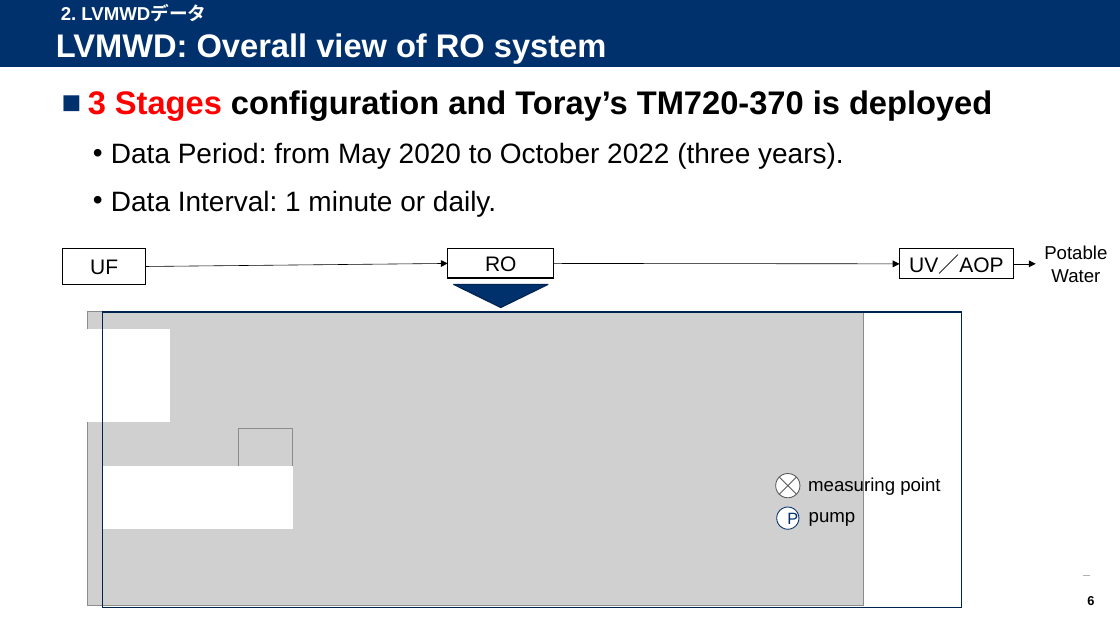
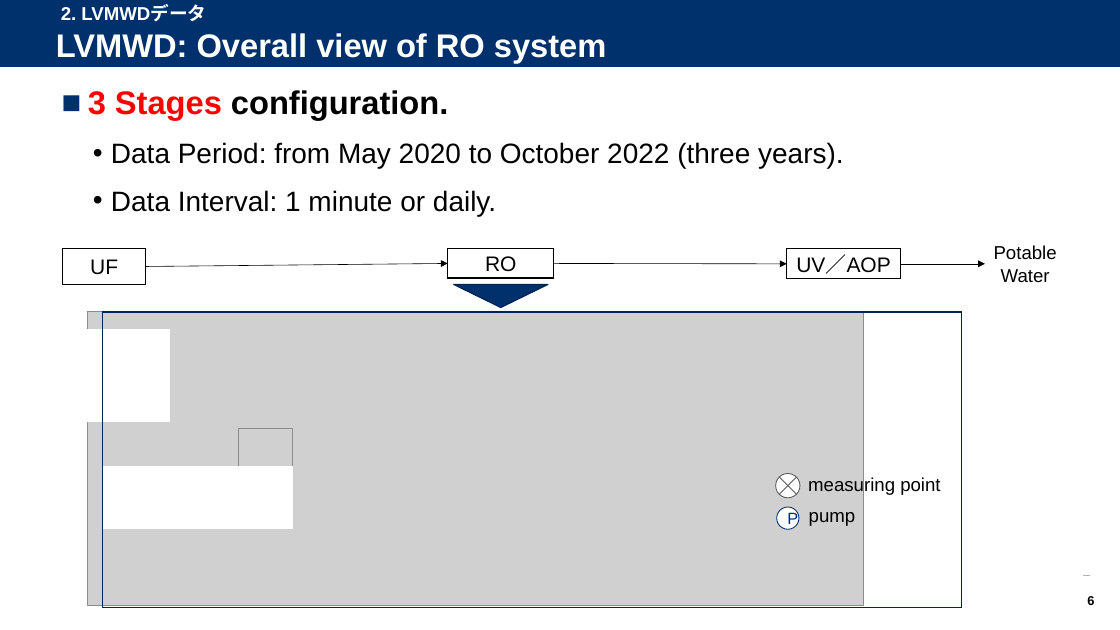
Before and after one commit to watarukumagai-git/opt, a slide deck: slide 6 of Reuse_Water/230207_米国再生水NAWI LVMWD 水質予測_rev.0.pptx. Drawn at 1120x630 pixels with LibreOffice and Linux fonts; fonts in the diff are those of the drawing; grey boxes stand for pictures; background and template pictures are left out. Boxes give left, top, right and bottom in pixels: in the first picture for what was removed or moved away, otherwise in the second. Text is boxed around its words. In the diff, an @@ line names an element or a change of style, - is before the commit and + after.

```diff
--- a/Reuse_Water/230207_米国再生水NAWI LVMWD 水質予測_rev.0.pptx
+++ b/Reuse_Water/230207_米国再生水NAWI LVMWD 水質予測_rev.0.pptx
@@ text at (88, 90, 448, 120): text changed @@
-■ 3 Stages configuration and Toray’s TM720-370 is deployed
+■ 3 Stages configuration.
@@ text "Potable Water": place and size @@
-text "Potable Water" at (1044, 245, 1107, 282)
+text "Potable Water" at (994, 245, 1057, 282)
@@ arrow moved from (554, 264) - (900, 264) to (554, 264) - (787, 264) @@
@@ rectangle "UV／AOP": place and size @@
-rectangle "UV／AOP" at (900, 249, 1013, 279)
+rectangle "UV／AOP" at (787, 249, 901, 279)
@@ arrow moved from (1013, 264) - (1036, 264) to (901, 264) - (986, 264) @@
```
Also in this commit, not shown: 6 other slides changed, 2 slides added, 1 slide removed.
